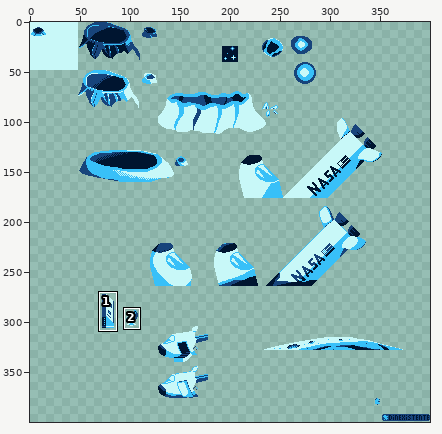
Two states of a pixel-art file, assets/backgrounds/tileset.aseprite. Above, an overview of the earlier version with the close-up marked.
Close-up. Before:
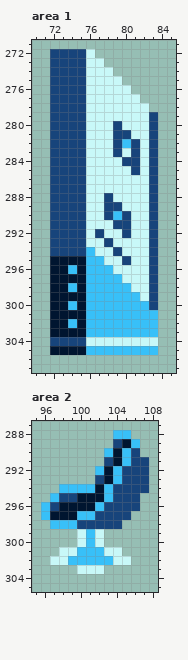
400x400 pixels, 1 frame. Shown: area 1: x 70..85, y 271..307; area 2: x 95..108, y 287..305. The commit also changed other parts of the picture, which this record leaves out.
After the commit:
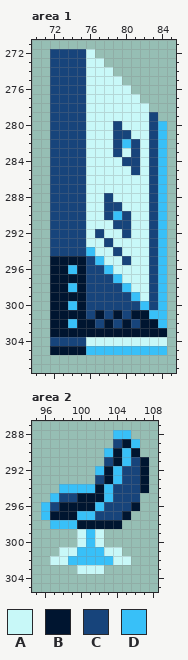
Palette (. is transparent): A #c8f8f8  B #001530  C #17447b  D #38c0f8
What changed:
Changed rows in their new state; - is an unchanged pixel.
Area 1, layers "Layer 5", "Layer 1 Copy":
first column x 76:
280 --------D
281 --------D
282 --------D
283 --------D
284 --------D
285 --------D
286 --------D
287 --------D
288 --------D
289 --------D
290 --------D
291 --------D
292 --------D
293 --------D
294 --------D
295 C-------D
296 CC------D
297 CCC-----D
298 CCCC----D
299 CCCCC---D
300 CCCCCC--D
301 CBCBCBB-D
302 BCBCBCBBD
303 BBBBBBBBB
304 --------A
305 --------D
Area 2, layer "Layer 5":
first column x 100:
290 ------B-
291 -------B
292 -------B
293 -------B
294 -------B
296 ------B-
297 -----B--
298 BBBBB---
Pixel boxes of the changes (left, top, right, bottom) in both close-ups:
changed: (86, 121, 167, 355)
changed: (77, 448, 149, 529)
